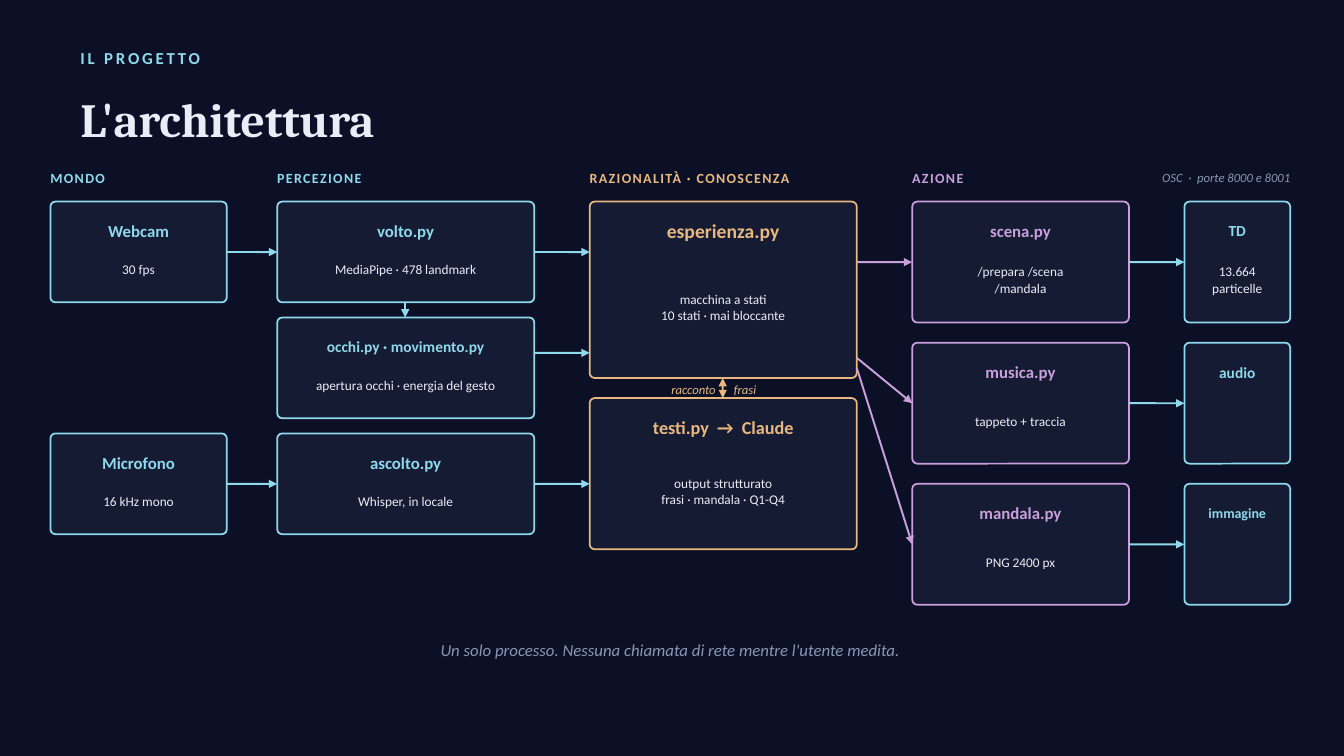
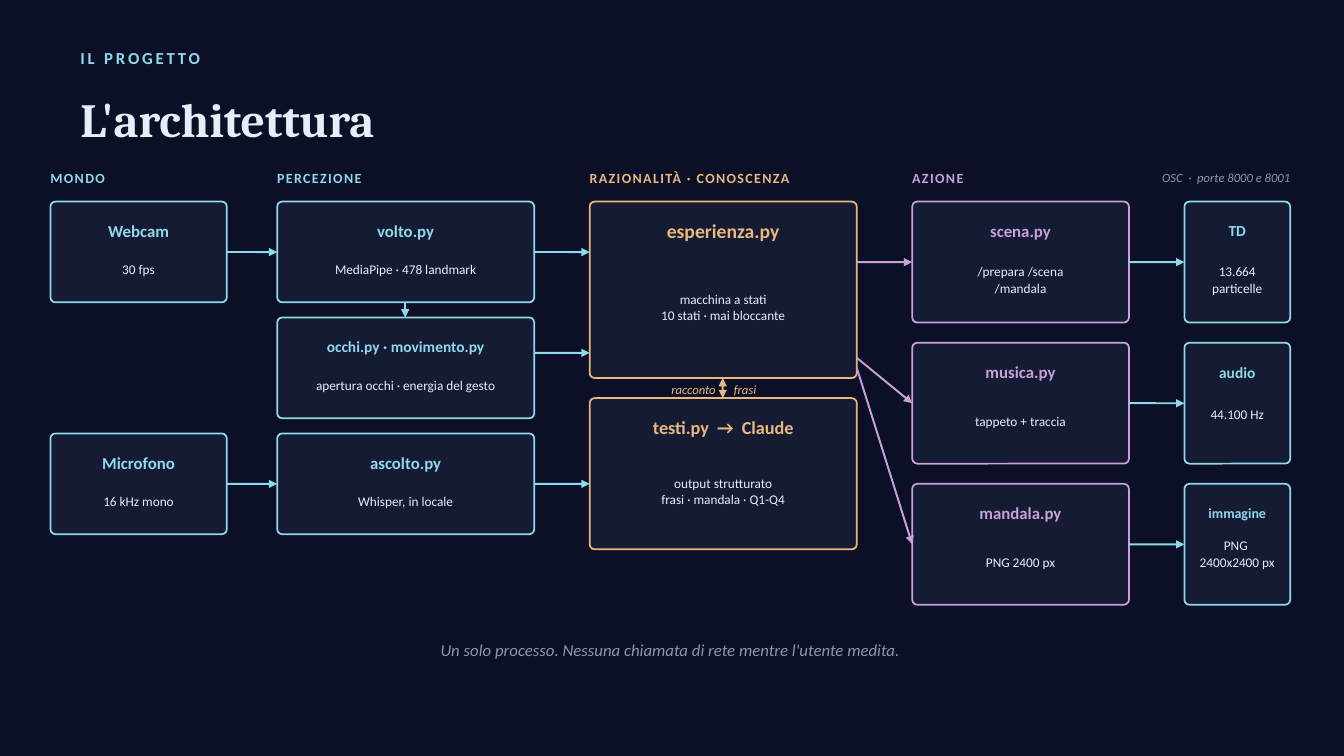
Before and after one commit to stefano-morano/IN-Motion, a slide deck: slide 5 of IN-Motion.pptx. Drawn at 1344x756 pixels with LibreOffice and Linux fonts; fonts in the diff are those of the drawing. Boxes give left, top, right and bottom in pixels: in the first picture for what was removed or moved away, otherwise in the second. Text is boxed around its words. In the diff, an @@ line names an element or a change of style, - is before the commit and + after.

```diff
--- a/IN-Motion.pptx
+++ b/IN-Motion.pptx
@@ text added at [1211, 410, 1264, 419], 9.5 pt, text #E8EEF7 @@
+44.100 Hz
@@ text added at [1200, 541, 1274, 569], 9.5 pt, text #E8EEF7 @@
+PNG
+2400x2400 px
```
Also in this commit, not shown: 3 other slides changed, 10 other files.
